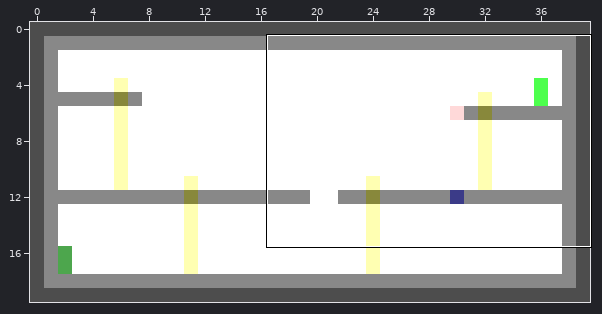
One commit to this Tiled map: assets/level_0.tmx. The picture above shows the old version from afar; the outline marks the close-up.
Close-up. Before the edit:
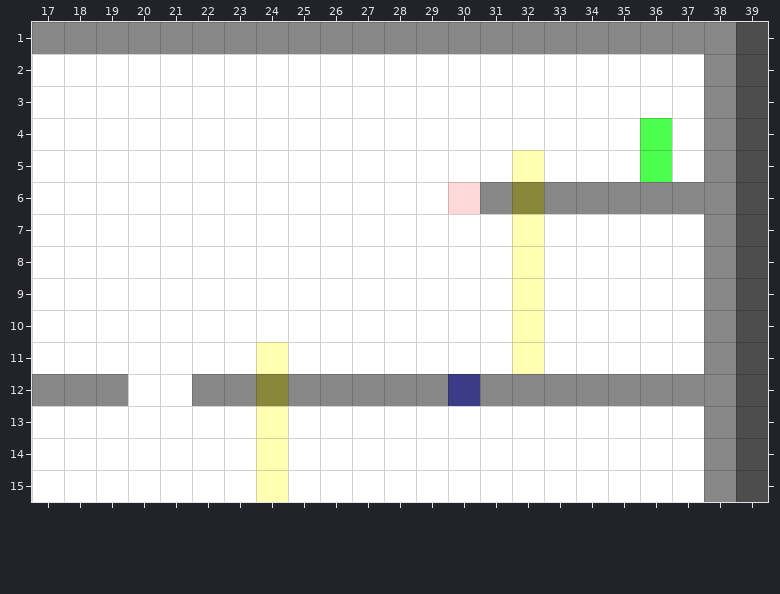
Cells are 32x32 px. Shown: x 17..39, y 1..15. The commit also changed other parts of the map, which this record leaves out.
The result:
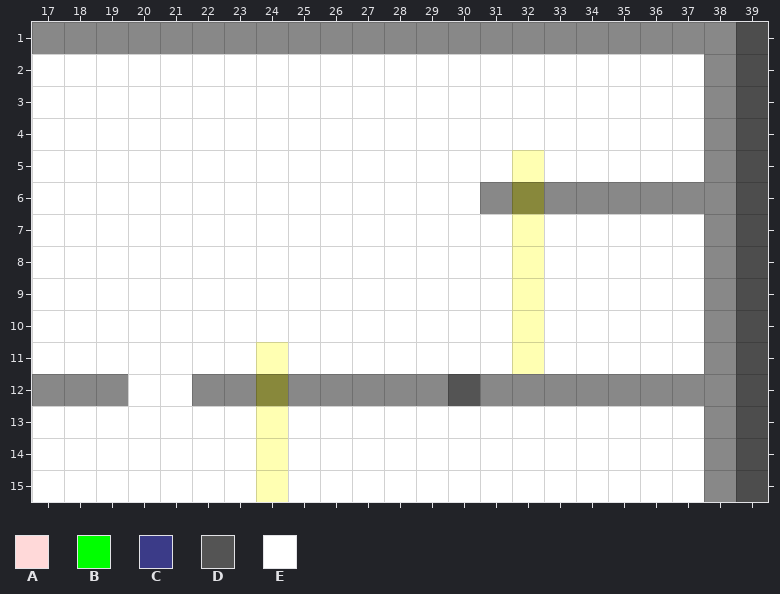
Key: from "randomtl": A 2, B 4, C 8, D 13, E 15.
_ is an empty cell, . an unchanged one.
See-through tiles are keyed as they look on the map.
Change:
--- layer "Background"
@@ x 36..36 @@
- 4 B
- 5 B
+ 4 E
+ 5 E
--- layer "Foreground"
@@ x 30..30 @@
- 6 A
+ 6 E
@@ x 30..30 @@
-12 C
+12 D
Changed places in both close-ups, as pixel boxes (x1, y1, x2, y2):
changed: (640, 118, 672, 182)
changed: (448, 182, 480, 214)
changed: (448, 374, 480, 406)
